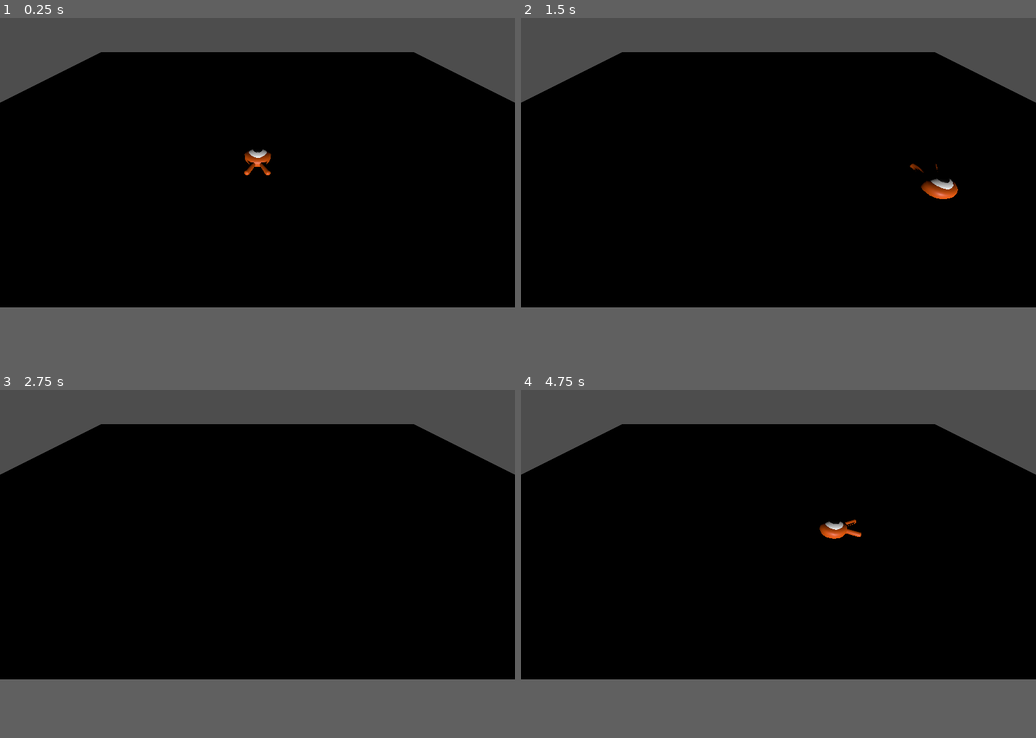
Above: before the commit, frames 1-4 (two rows, left to right).
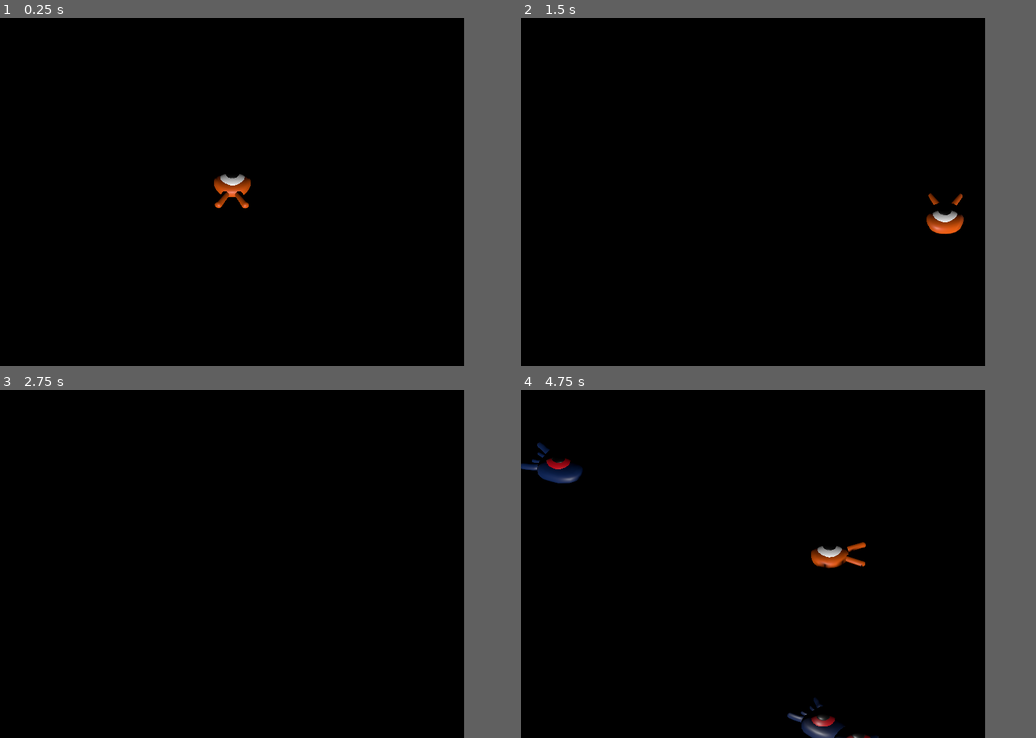
Above: after the commit, the same moments.

Repository: abdul-rehman-d/squash_the_creeps
Game: Godot game, scene res://Main.tscn
Two runs of this game, one before a commit and one after it. Both use one fixed random seed, a clock stepped at 60 frames per second and the inputs below. The project has no main scene, so this scene is started directly.
Inputs:
- Up to frame 1 (0.25 s): no input
- Up to frame 2 (1.5 s): tap Enter at 0.5 s; hold Right (move_right) 0.53-1.28 s; hold S (move_backward) from 1.28 s (still down)
- Up to frame 3 (2.75 s): release S (move_backward) at 2.03 s; hold Right (move_right) from 2.03 s (still down)
- Up to frame 4 (4.75 s): tap Space at 2.75 s; release Right (move_right) at 2.78 s; hold W (move_forward) 2.78-3.53 s; hold Left (move_left) from 3.53 s (still down)
The window is 799x449 before the commit and 720x540 after it. Grey fills any space a smaller window leaves; there, only what the larger window draws over its background counts as a difference.

The runs differ from the first frame. In frame 1, 13% of the frame differs, in the area x 0-100%, y 0-55%; in frame 2, 13%; in frame 3, 13%; in frame 4, 14%, in the area x 0-100%, y 0-100%.

Commit message:
mob and spawning mobs

Diff:
--- a/Main.tscn
+++ b/Main.tscn
@@ -1,6 +1,8 @@
-[gd_scene load_steps=4 format=3 uid="uid://dkywbfyk8l76f"]
+[gd_scene load_steps=9 format=3 uid="uid://dkywbfyk8l76f"]
 
+[ext_resource type="Script" path="res://main.gd" id="1_ba31n"]
 [ext_resource type="PackedScene" uid="uid://g42jjyc1lp0w" path="res://player.tscn" id="1_risjy"]
+[ext_resource type="PackedScene" uid="uid://cycfqwmjtbolc" path="res://mob.tscn" id="2_6k3yx"]
 
 [sub_resource type="BoxShape3D" id="BoxShape3D_p4s7c"]
 size = Vector3(60, 2, 60)
@@ -8,7 +10,22 @@
 [sub_resource type="BoxMesh" id="BoxMesh_hhwnu"]
 size = Vector3(60, 2, 60)
 
+[sub_resource type="StandardMaterial3D" id="StandardMaterial3D_rki21"]
+albedo_color = Color(1, 0.23, 0.23, 1)
+
+[sub_resource type="CylinderMesh" id="CylinderMesh_47xfh"]
+material = SubResource("StandardMaterial3D_rki21")
+
+[sub_resource type="Curve3D" id="Curve3D_3jeln"]
+_data = {
+"points": PackedVector3Array(0, 0, 0, 0, 0, 0, -29.4133, 0, -30.6388, 0, 0, 0, 0, 0, 0, 30.026, 0, -29.7196, 0, 0, 0, 0, 0, 0, 29.7197, 0, 29.7196, 0, 0, 0, 0, 0, 0, -30.9452, 0, 30.6388, 0, 0, 0, 0, 0, 0, -29.4133, 0, -30.6388),
+"tilts": PackedFloat32Array(0, 0, 0, 0, 0)
+}
+point_count = 5
+
 [node name="Main" type="Node"]
+script = ExtResource("1_ba31n")
+mob_scene = ExtResource("2_6k3yx")
 
 [node name="Ground" type="StaticBody3D" parent="."]
 transform = Transform3D(1, 0, 0, 0, 1, 0, 0, 0, 1, 0, -1, 0)
@@ -30,3 +47,39 @@
 
 [node name="Camera3D" type="Camera3D" parent="CameraPivot"]
 transform = Transform3D(1, 0, 0, 0, 1, 0, 0, 0, 1, 0, 0, 15)
+projection = 1
+size = 19.0
+
+[node name="Cylinders" type="Node3D" parent="."]
+transform = Transform3D(0.961641, 0, 0.274312, 0, 1, 0, -0.274312, 0, 0.961641, 0, 0, 0)
+
+[node name="MeshInstance3D" type="MeshInstance3D" parent="Cylinders"]
+transform = Transform3D(-0.258819, 0, 0.965926, 0, 1, 0, -0.965926, 0, -0.258819, -20.2389, 0, -37.1931)
+mesh = SubResource("CylinderMesh_47xfh")
+
+[node name="MeshInstance3D2" type="MeshInstance3D" parent="Cylinders"]
+transform = Transform3D(-0.866026, 0, -0.5, 0, 1, 0, 0.5, 0, -0.866026, -37.3155, 0, 20.8224)
+mesh = SubResource("CylinderMesh_47xfh")
+skeleton = NodePath("../MeshInstance3D")
+
+[node name="MeshInstance3D3" type="MeshInstance3D" parent="Cylinders"]
+transform = Transform3D(-0.866026, 0, -0.5, 0, 1, 0, 0.5, 0, -0.866026, 20.3829, 0, 37.2811)
+mesh = SubResource("CylinderMesh_47xfh")
+skeleton = NodePath("../MeshInstance3D")
+
+[node name="MeshInstance3D4" type="MeshInstance3D" parent="Cylinders"]
+transform = Transform3D(-0.866026, 0, -0.5, 0, 1, 0, 0.5, 0, -0.866026, 36.8416, 0, -20.4174)
+mesh = SubResource("CylinderMesh_47xfh")
+skeleton = NodePath("../MeshInstance3D")
+
+[node name="SpawnPath" type="Path3D" parent="."]
+curve = SubResource("Curve3D_3jeln")
+
+[node name="SpawnLocation" type="PathFollow3D" parent="SpawnPath"]
+transform = Transform3D(-0.0154621, 0, -0.99988, 0, 1, 0, 0.99988, 0, -0.0154621, -29.4133, 0, -30.6388)
+
+[node name="MobTimer" type="Timer" parent="."]
+wait_time = 0.5
+autostart = true
+
+[connection signal="timeout" from="MobTimer" to="." method="_on_mob_timer_timeout"]
--- /dev/null
+++ b/main.gd
@@ -0,0 +1,15 @@
+extends Node
+
+@export var mob_scene: PackedScene
+
+
+func _on_mob_timer_timeout():
+	var mob = mob_scene.instantiate()
+
+	var mob_spawn_location = get_node("SpawnPath/SpawnLocation")
+
+	mob_spawn_location.progress_ratio = randf()
+	var player_position = $Player.position
+	mob.initialize(mob_spawn_location.position, player_position)
+
+	add_child(mob)
--- /dev/null
+++ b/mob.gd
@@ -0,0 +1,21 @@
+extends CharacterBody3D
+
+# Minimum speed of the mob in meters per second.
+@export var min_speed = 10
+# Maximum speed of the mob in meters per second.
+@export var max_speed = 18
+
+func _physics_process(_delta):
+	move_and_slide()
+
+# This function will be called from the Main scene.
+func initialize(start_position, player_position):
+	look_at_from_position(start_position, player_position, Vector3.UP)
+	rotate_y(randf_range(-PI / 4, PI / 4))
+	var random_speed = randi_range(min_speed, max_speed)
+	velocity = Vector3.FORWARD * random_speed
+	velocity = velocity.rotated(Vector3.UP, rotation.y)
+
+
+func _on_visible_on_screen_notifier_3d_screen_exited():
+	queue_free()
--- /dev/null
+++ b/mob.tscn
@@ -0,0 +1,24 @@
+[gd_scene load_steps=4 format=3 uid="uid://cycfqwmjtbolc"]
+
+[ext_resource type="Script" path="res://mob.gd" id="1_0ulyw"]
+[ext_resource type="PackedScene" uid="uid://c1cxepacl1olh" path="res://art/mob.glb" id="1_jjcwk"]
+
+[sub_resource type="BoxShape3D" id="BoxShape3D_0r6jx"]
+size = Vector3(1.6543, 1, 2.00781)
+
+[node name="Mob" type="CharacterBody3D"]
+script = ExtResource("1_0ulyw")
+
+[node name="Pivot" type="Node3D" parent="."]
+
+[node name="Character" parent="Pivot" instance=ExtResource("1_jjcwk")]
+
+[node name="CollisionShape3D" type="CollisionShape3D" parent="."]
+transform = Transform3D(1, 0, 0, 0, 1, 0, 0, 0, 1, -0.00610352, 0.0751953, 0.0119629)
+shape = SubResource("BoxShape3D_0r6jx")
+
+[node name="VisibleOnScreenNotifier3D" type="VisibleOnScreenNotifier3D" parent="."]
+transform = Transform3D(1, 0, 0, 0, 1, 0, 0, 0, 1, 0.0063715, 0, 0.30901)
+aabb = AABB(-1.19087, -1, -1.70693, 2.38174, 2, 3.41386)
+
+[connection signal="screen_exited" from="VisibleOnScreenNotifier3D" to="." method="_on_visible_on_screen_notifier_3d_screen_exited"]
--- a/project.godot
+++ b/project.godot
@@ -13,6 +13,12 @@
 config/name="Squash the Creeps (3D)"
 config/features=PackedStringArray("4.2")
 config/icon="res://icon.png"
+
+[display]
+
+window/size/viewport_width=720
+window/size/viewport_height=540
+window/size/resizable=false
 
 [input]
 
